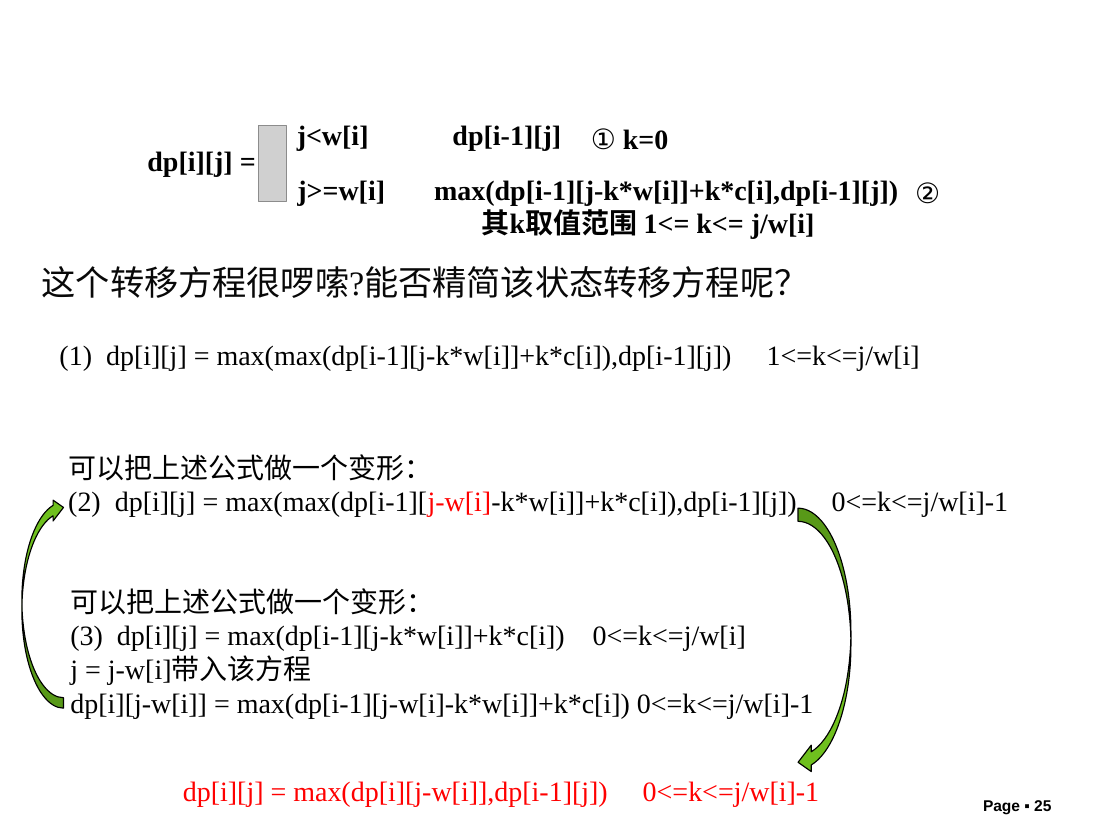
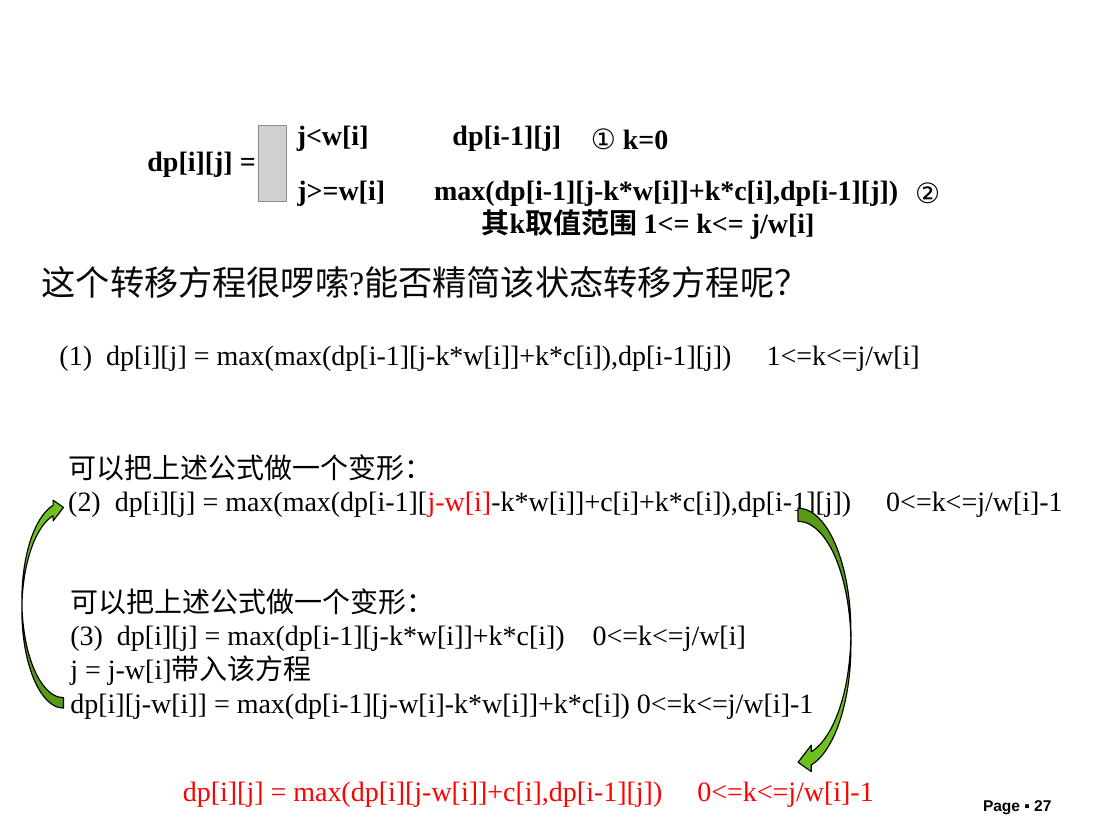
Before and after one commit to liutongling/DP, a slide deck: slide 27 of file/第5章 动态规划法.pptx (slide 25 before the commit). Drawn at 1120x840 pixels with LibreOffice and Linux fonts; fonts in the diff are those of the drawing; grey boxes stand for pictures; background and template pictures are left out. Boxes give left, top, right and bottom in pixels: in the first picture for what was removed or moved away, otherwise in the second. Text is boxed around its words. In the diff, an @@ line names an element or a change of style, - is before the commit and + after.

```diff
--- a/file/第5章 动态规划法.pptx
+++ b/file/第5章 动态规划法.pptx
@@ text at <box>68,491,1062,517</box>: text changed @@
-(2) dp[i][j] = max(max(dp[i-1][j-w[i]-k*w[i]]+k*c[i]),dp[i-1][j]) 0<=k<=j/w[i]-1
+(2) dp[i][j] = max(max(dp[i-1][j-w[i]-k*w[i]]+c[i]+k*c[i]),dp[i-1][j]) 0<=k<=j/w[i]-1
@@ text at <box>183,781,873,807</box>: text changed @@
-dp[i][j] = max(dp[i][j-w[i]],dp[i-1][j]) 0<=k<=j/w[i]-1
+dp[i][j] = max(dp[i][j-w[i]]+c[i],dp[i-1][j]) 0<=k<=j/w[i]-1
@@ page number at <box>983,800,1051,815</box>: text changed @@
-Page ▪ 25
+Page ▪ 27
```
Also in this commit, not shown: 2 other slides changed, 16 slides added, 2 other files.
